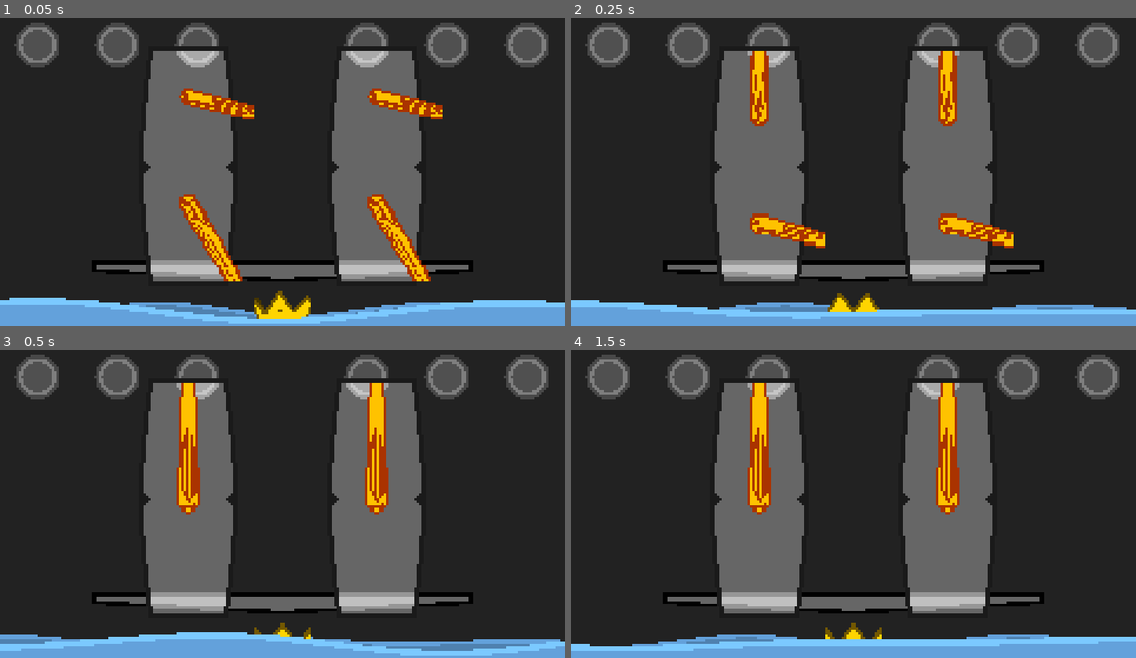
Above: before the commit, frames 1-4 (two rows, left to right).
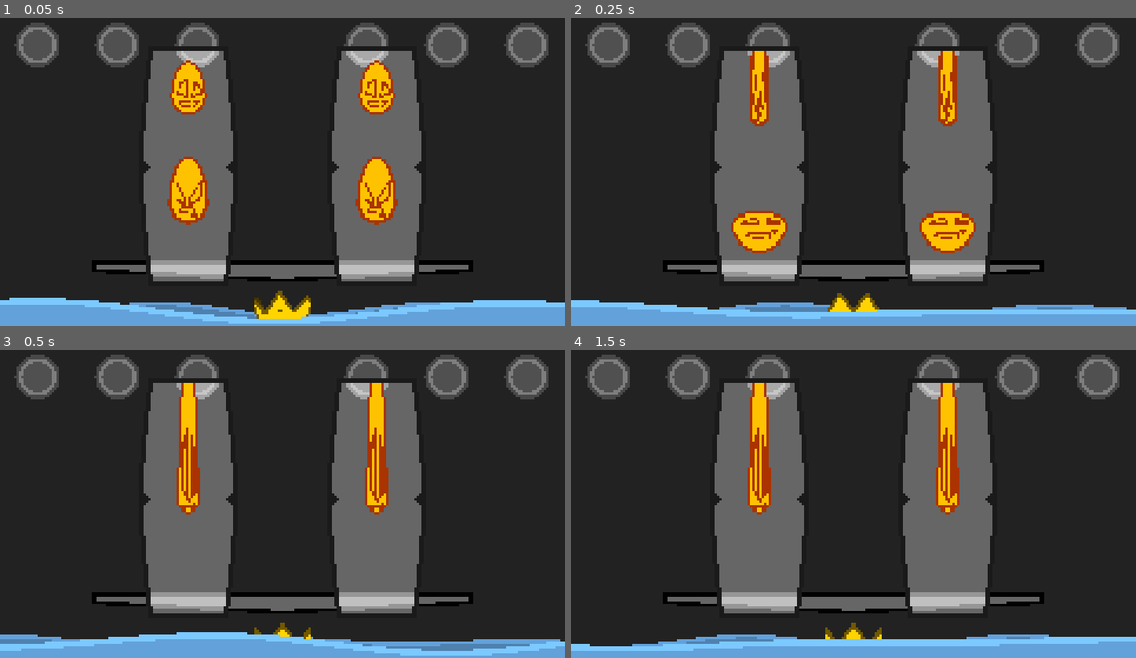
Above: after the commit, the same moments.

Repository: tm-nielsen/big-boy-balance-beam
Game: Godot game, scene res://scenes/root.tscn
Same seed, same stepped clock (60 frames per second), same inputs: the game is played once before the commit and once after it.
Inputs:
- Up to frame 1 (0.05 s): no input
- Up to frame 2 (0.25 s): no input
- Up to frame 3 (0.5 s): no input
- Up to frame 4 (1.5 s): tap Enter at 0.5 s

The runs differ from the first frame. In frame 1, 6.1% of the frame differs, in the area x 29-79%, y 13-86%; in frame 2, 2.5%; in frame 3, nothing differs; in frame 4, nothing differs.

Commit message:
Streamlined selection hiding - disabled character previews squish when displacing them due to hiding or unhiding an option

Diff:
--- a/scripts/character_selection/character_preview.gd
+++ b/scripts/character_selection/character_preview.gd
@@ -18,8 +18,8 @@
 var drawer: CharacterDrawer
 var file_path: String: set = _set_file_path
 
-var squish_ratio: float
-var squish_delta: float
+var squish_ratio: float = 1
+var squish_delta: float = 0
 var squish_normal := Vector2.ONE
 var squish_state: int
 
@@ -69,6 +69,10 @@
     squish_state = SquishState.ELLIPSE
 
 
+func move_without_squish(new_position: Vector2):
+  position = new_position
+  previous_position = new_position - previous_velocity
+
 func reset_squish():
   previous_position = position
   previous_velocity = Vector2.ZERO
--- a/scripts/character_selection/character_selector.gd
+++ b/scripts/character_selection/character_selector.gd
@@ -72,8 +72,7 @@
   for file_path in file_paths:
     var preview_node = _create_preview(file_path, parent)
     character_previews.append(preview_node)
-  _move_items()
-  _reset_preview_jiggle()
+  _move_items(true)
   return character_previews
 
 func _create_preview(file_path: String, parent: Node) -> CharacterPreview:
@@ -82,13 +81,9 @@
   new_preview.file_path = file_path
   return new_preview
 
-func _reset_preview_jiggle():
-  for character_preview in items:
-    character_preview.reset_squish()
 
-
-func _move_item(index: int):
-  super(index)
+func _move_item(index: int, ignore_velocity := false):
+  super(index, ignore_velocity)
   var carousel_offset = abs(_get_carousel_offset(index))
   items[index].z_index = ceil(item_count / 2.0) - carousel_offset
   var normalized_offset = _normalize_carousel_offset(carousel_offset)
--- a/scripts/character_selection/selection_carousel.gd
+++ b/scripts/character_selection/selection_carousel.gd
@@ -105,13 +105,17 @@
 func _create_items(_parent_node: Node): pass
 
 
-func _move_items():
+func _move_items(ignore_velocity := false):
   for i in item_count:
-    _move_item(i)
-
-func _move_item(index: int):
+    _move_item(i, ignore_velocity)
+
+func _move_item(index: int, ignore_velocity := false):
   var centre = (size + clipping_margin) / 2
-  items[index].position = centre + _get_displacement(index)
+  var new_position = centre + _get_displacement(index)
+  if ignore_velocity:
+    items[index].move_without_squish(new_position)
+  else:
+    items[index].position = new_position
 
 
 func _get_carousel_offset(index: int) -> float:
@@ -138,12 +142,14 @@
   items.remove_at(index)
   item_count -= 1
   hidden_index = index
+  _move_items(true)
 
 func _unhide_item():
   if hidden_item:
     hidden_item.show()
     items.insert(hidden_index, hidden_item)
     item_count += 1
+  _move_items(true)
 
 
 func _get_selected_index() -> int:
